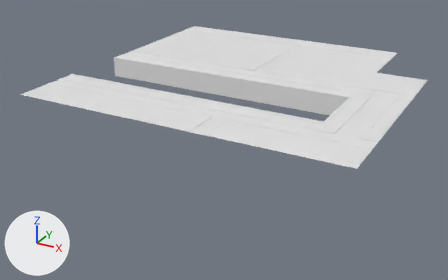
A saved change to the FBX model Cyber_Siege/Assets/Models/Environment/Alleyway/Ground.fbx.
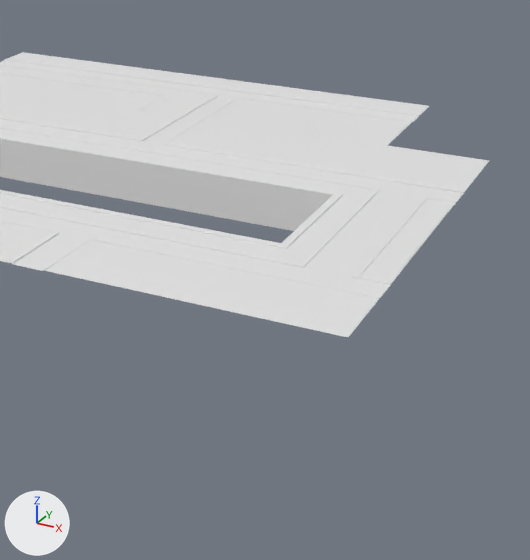
Old and new are each drawn whole from a 50 mm lens placed at (161.0, -317.0, 102.0), pointed at (3.0, -29.0, -42.0) and again close up on the part from 41% to 100% of the width and 0% to 100% of the height. The axes (+X, +Y, +Z) are drawn at lower left. The lights are the same throughout. Where no turn or scale is listed for an object, it has been applied to the vertices.

Names of what the first close-up shows: 'Ground'.
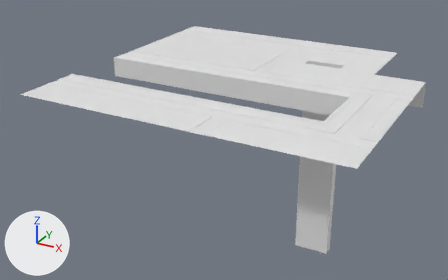
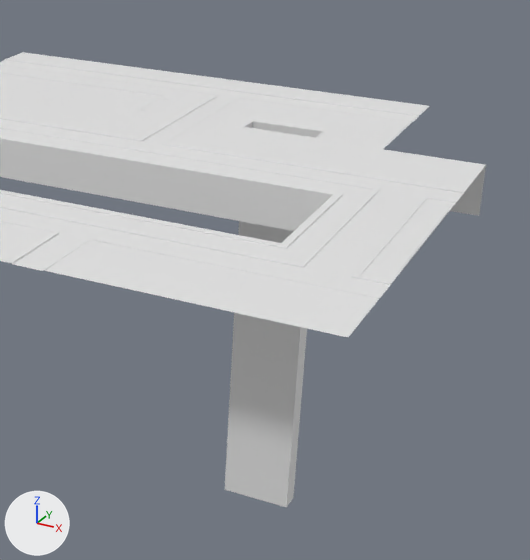
Where the change shows, as pixel boxes [x1, y1, x2, y2] in the close-ups (530 x 560 px):
```json
{"object": "Ground", "change": "reshaped", "before": [0, 52, 489, 337], "after": [0, 52, 486, 508]}
{"part": 1, "of": "me_plane", "change": "built on", "before": [0, 76, 489, 231], "after": [0, 76, 486, 508]}
```

The change, as JSON lines over the scene's bpy script:
```json
{"block": "me_plane", "where": "# used by ob_ground; location = (2.7, 3.7, 0.0)"}
{"op": "remove", "block": "me_plane", "code": "me_plane.from_pydata(...)  # 477 vertices, 399 faces; spans x -69.0..102.0, y -116.0..49.0, z -11.0..0.0"}
{"op": "add", "block": "me_plane", "code": "me_plane.from_pydata(...)  # 574 vertices, 491 faces; spans x -69.0..102.0, y -116.0..49.0, z -122.0..0.0"}
{"block": "me_plane", "change": "me_plane part 1"}
{"block": "me_plane", "change": "7 vertices are removed from x 74.0..102.0, y 4.0, z 0.0"}
{"block": "me_plane", "change": "55 faces are deleted"}
{"block": "me_plane", "change": "15 vertices in x -8.0, y -42.0..-19.0, z -11.0..0.0 move by (1.0, 0.0, 0.0)"}
{"block": "me_plane", "change": "8 vertices are added at x 33.0..55.0, y 1.0, z -122.0..0.0"}
{"block": "me_plane", "change": "23 new vertices lie (-19.0, 0.0, 0.0) away from vertices in x 74.0, y -42.0..49.0, z -11.0..0.0"}
{"block": "me_plane", "change": "23 new vertices lie (-19.0, 0.0, 0.0) away from vertices in x 55.0, y -42.0..49.0, z -11.0..0.0"}
{"block": "me_plane", "change": "12 new vertices lie (0.0, 18.0, 0.0) away from vertices in x -69.0..21.0, y -19.0, z 0.0"}
{"block": "me_plane", "change": "10 new vertices lie (0.0, -13.0, 0.0) away from vertices in x 14.0..74.0, y 21.0, z 0.0"}
{"block": "me_plane", "change": "7 new vertices lie (0.0, -9.0, 0.0) away from vertices in x -69.0..3.0, y 17.0, z 0.0"}
{"block": "me_plane", "change": "7 new vertices lie (0.0, 19.0, 0.0) away from vertices in x 74.0..102.0, y -19.0, z 0.0"}
{"block": "me_plane", "change": "7 new vertices lie (0.0, 0.0, -14.0) away from vertices in x 74.0..102.0, y 0.0, z 0.0"}
{"block": "me_plane", "change": "7 new vertices lie (0.0, 7.0, 0.0) away from vertices in x 33.0..55.0, y 1.0, z -122.0..0.0"}
{"block": "me_plane", "change": "147 new faces join them"}
```
